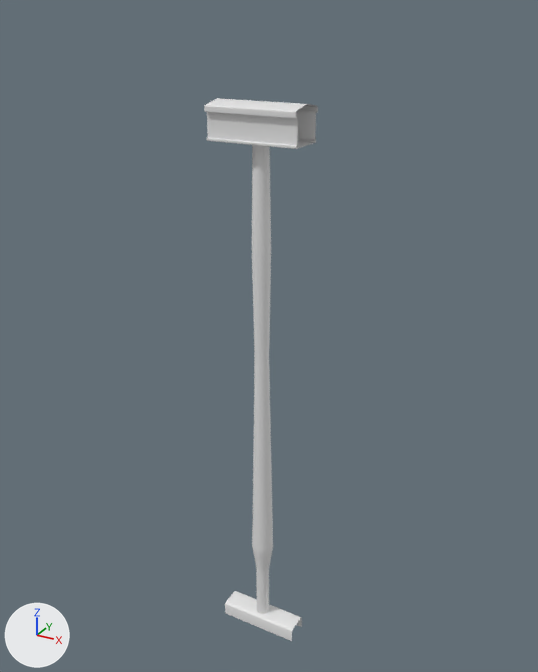
The FBX model Assets/3Dmodels/couloir/rambarde1.fbx: old version first, new version second.
Both versions are drawn from a camera (50 mm lens) standing at (0.448, -0.795, 0.896) and looking at (-0.001, 0.021, 0.488). The axes (+X, +Y, +Z) are drawn at lower left. The lights are the same throughout.
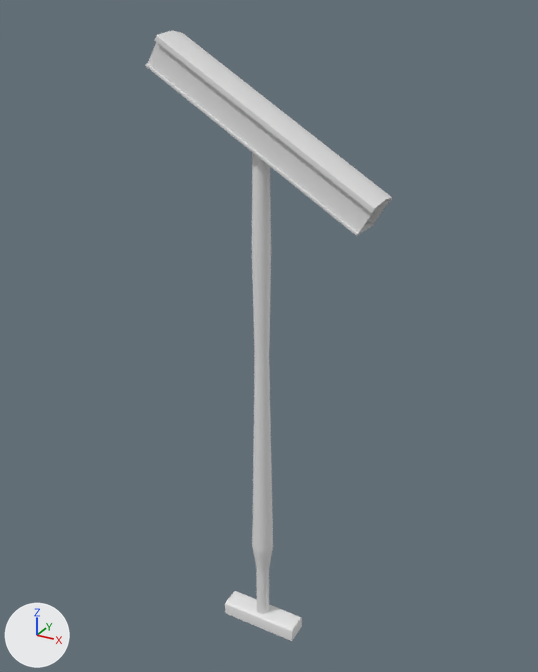
Boxes (x1, y1, x2, y2) around the edits, measured in the pictures (538 x 672 px; the box of a moved part takes in the faces that stretch with it):
'Box014', reshaped (116% wider, 12% taller)
    before: (204, 98, 318, 641)
    after: (145, 30, 392, 641)
part 1 of me_mesh, moved or reshaped
    before: (204, 98, 318, 149)
    after: (145, 30, 392, 236)
part 2 of me_mesh, built on
    before: (228, 593, 300, 627)
    after: (228, 593, 302, 640)

The edits, one by one:
me_mesh has 408 vertices, 622 faces and spans x -0.061..0.061, y -0.028..0.028, z 0.0..0.797.
me_mesh is used by ob_box014; location (0.0, 0.0, 0.0).
Verts and faces of me_mesh; kept vertices keep their numbers, new ones are numbered from 408.
Before the commit, vertices of me_mesh: 385 (0.061, -0.017, 0.0) at pixel (291, 641), 387 (0.061, 0.017, 0.0) at pixel (301, 626), 391 (-0.061, -0.009, 0.022) at pixel (227, 599), 393 (0.061, -0.015, 0.021) at pixel (292, 629), 394 (0.061, -0.009, 0.022) at pixel (294, 626).
Before the commit, vertices of me_mesh: 395 (0.061, -0.012, 0.022) at pixel (293, 628), 396 (0.061, -0.017, 0.018) at pixel (292, 632), 397 (0.061, -0.016, 0.02) at pixel (292, 631), 398 (0.061, 0.015, 0.021) at pixel (301, 617), 399 (0.061, 0.017, 0.018) at pixel (301, 617).
Before the commit, vertices of me_mesh: 400 (0.061, 0.016, 0.02) at pixel (301, 617), 401 (0.061, 0.009, 0.022) at pixel (299, 619), 402 (0.061, 0.012, 0.022) at pixel (300, 617), 404 (-0.061, 0.009, 0.022) at pixel (233, 592).
me_mesh part 1: the loose piece of 132 vertices spanning x -0.061..0.061, y -0.028..0.028, z 0.75..0.797 is multiplied about its middle by the matrix ((2.347, 0.0, 0.519), (0.0, 1.0, 0.0), (-1.427, 0.0, 0.854)), then moved by (0.008, 0.0, -0.008).
Part 2, on me_mesh:
Faces deleted: (394, 401, 404), (391, 394, 404).
New faces: (391, 394, 401), (391, 401, 404), (385, 399, 396), (385, 387, 399), (396, 399, 397), (397, 399, 400).
New faces: (393, 397, 400), (393, 400, 398), (393, 402, 395), (393, 398, 402), (395, 402, 401), (394, 395, 401).
